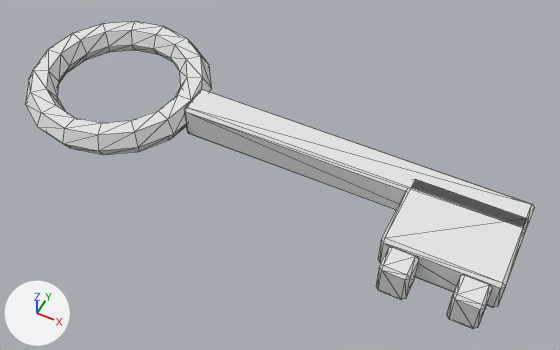
The glTF model game/assets/props/resident_key.glb, before and after one commit.
Rendered twice from a 50 mm camera at (0.0223, -0.0528, 0.0626) aimed at (-0.003, -0.0022, -0.0007). The axes (+X, +Y, +Z) are drawn at lower left. The lights are the same throughout. The first picture is the older version. Mesh edges are drawn as thin lines. Vertices at exactly the same position are counted once.

The first picture shows 'ResidentKey__brass_dull'.
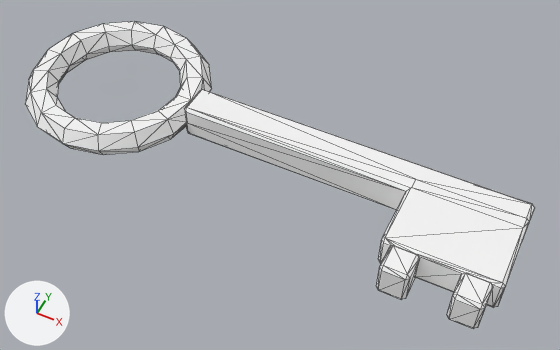
Location of each change, (x1, y1, x2, y2) in pixels of the pictures (560 x 350 px; the box of a moved part takes in the faces that stretch with it):
'ResidentKey__brass_dull', recoloured, surface changed, reshaped
    both: (26, 21, 535, 329)
part 1 of me_torus, moved or reshaped
    before: (172, 79, 535, 322)
    after: (168, 79, 535, 322)

Edits to the bpy script that builds the scene:
```text
Change mat_brass_dull:
    mat_brass_dull.base_color: (0.8, 0.8, 0.8) -> (1.0, 1.0, 1.0)  # white #e7e7e7 -> white #ffffff
    mat_brass_dull.metallic: 0.0 -> 1.0
    mat_brass_dull.roughness: 0.5 -> 1.0
Change me_torus:
    used by ob_residentkey__brass_dull; location = (0.0, 0.0, 0.0)
    remove me_torus.from_pydata(...)  # 192 vertices, 368 faces; spans x -0.0358..0.023, y -0.012..0.0108, z 0.0..0.004
    add me_torus.from_pydata(...)  # 209 vertices, 418 faces; spans x -0.0358..0.023, y -0.012..0.0108, z 0.0..0.004
    me_torus part 1: 35 vertices removed from x -0.0142..0.023, y -0.0093..0.0, z 0.0..0.004; 52 vertices added at x -0.015..0.023, y -0.0092..0.002, z 0.0..0.004
```
